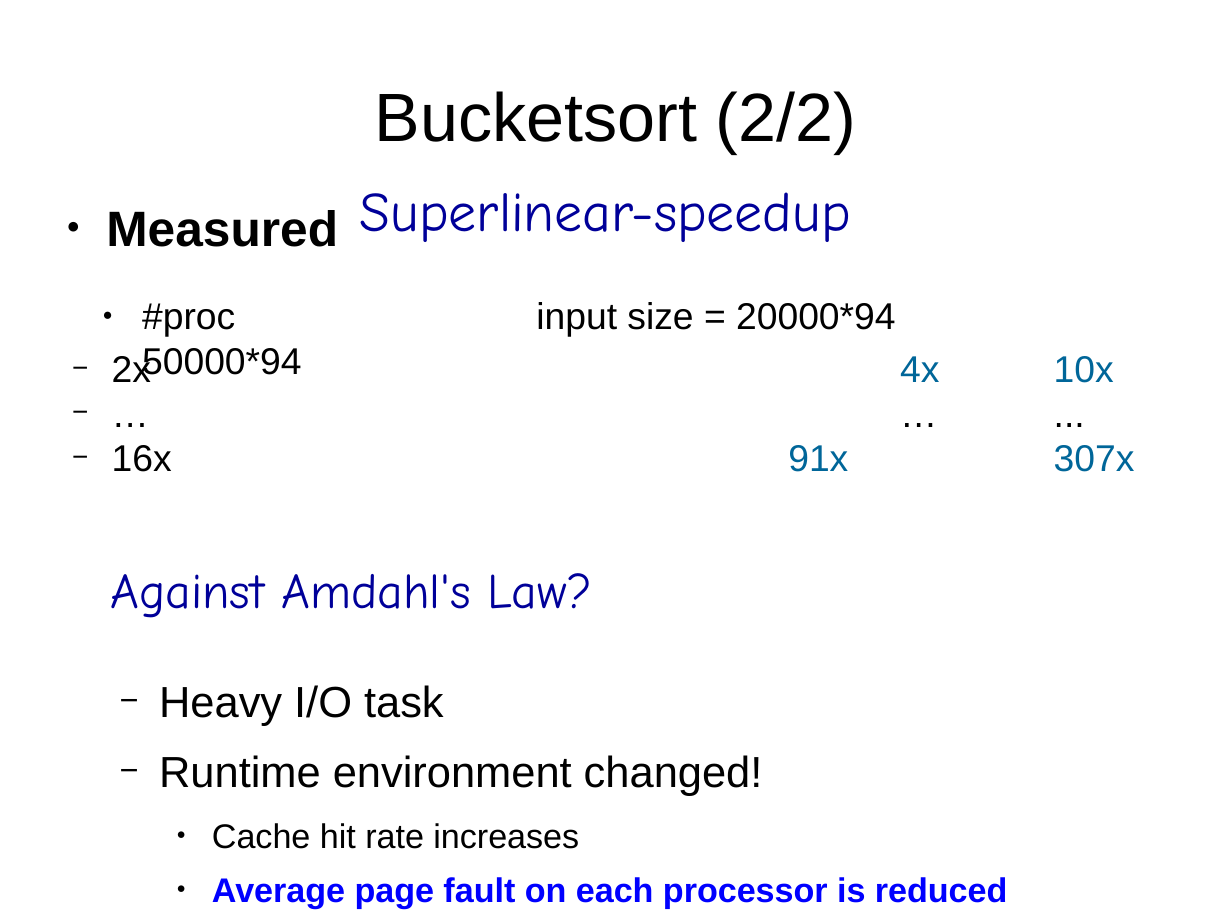
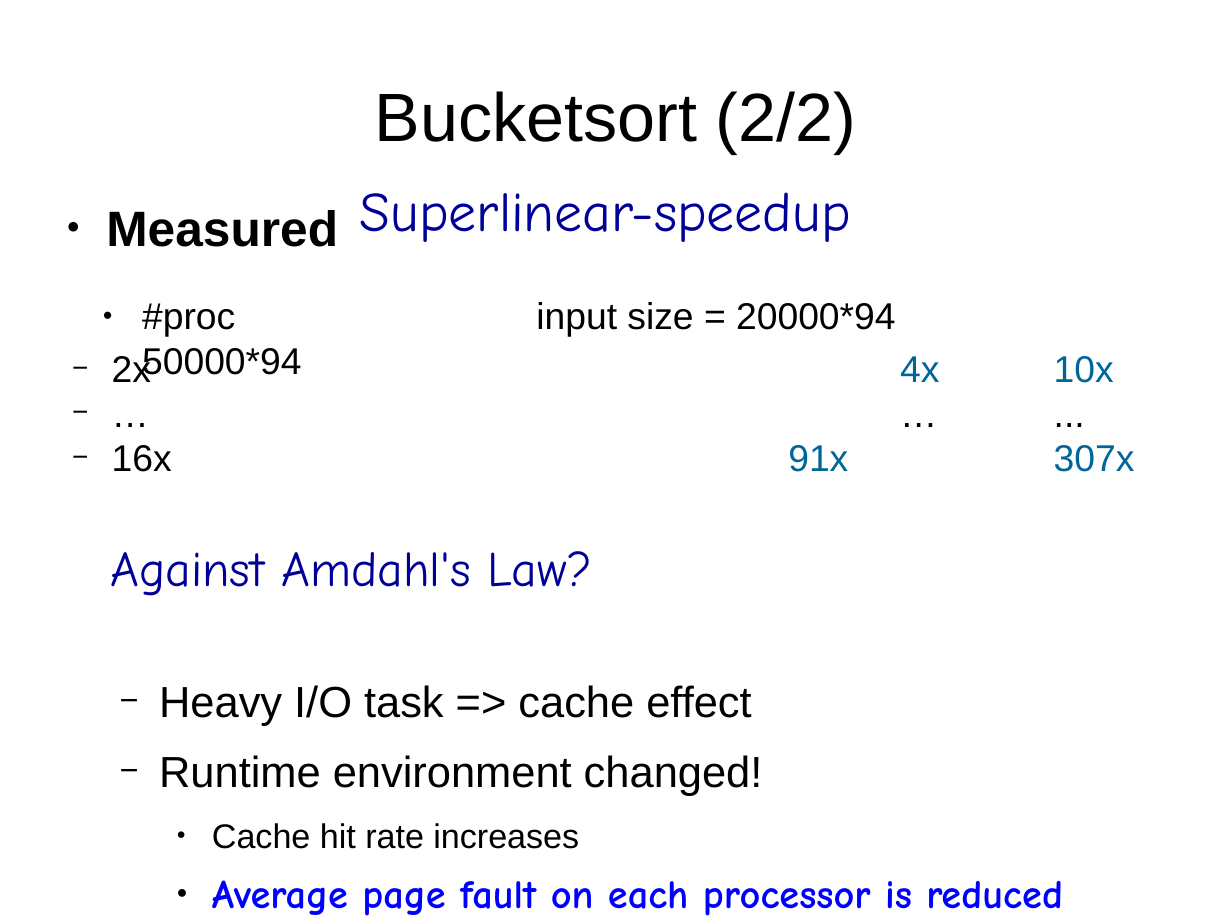
Before and after one commit to ViEiraCaRdOsO/L-FCDS_2015, a slide deck: slide 6 of measurement/final_representation.odp. Drawn at 1232x924 pixels with LibreOffice and Linux fonts; fonts in the diff are those of the drawing. Boxes give left, top, right and bottom in pixels: in the first picture for what was removed or moved away, otherwise in the second. Text is boxed around its words. In the diff, an @@ line names an element or a change of style, - is before the commit and + after.

```diff
--- a/measurement/final_representation.odp
+++ b/measurement/final_representation.odp
@@ text "Against Amdahl's Law?": place and size @@
-text "Against Amdahl's Law?" at [110, 573, 592, 618]
+text "Against Amdahl's Law?" at [110, 551, 592, 596]
@@ text at [159, 685, 751, 726]: text changed @@
-  − Heavy I/O task
+  − Heavy I/O task => cache effect
@@ text at [212, 880, 1063, 916]: size 22 to 26 pt, font Arial to Comic Neue in "Average page fault on each processor is ..." @@
```
Also in this commit, not shown: 3 other slides changed, 1 other file.
